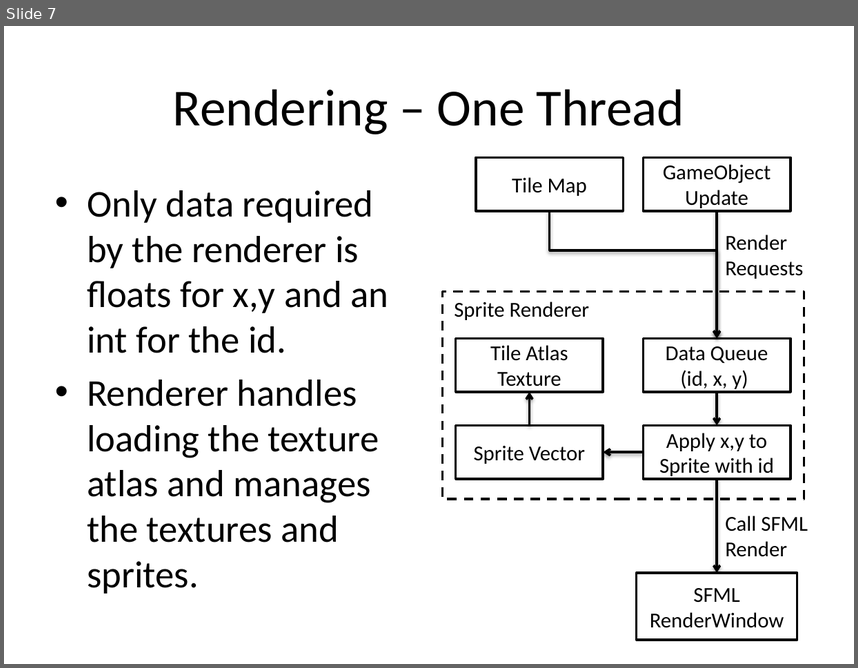
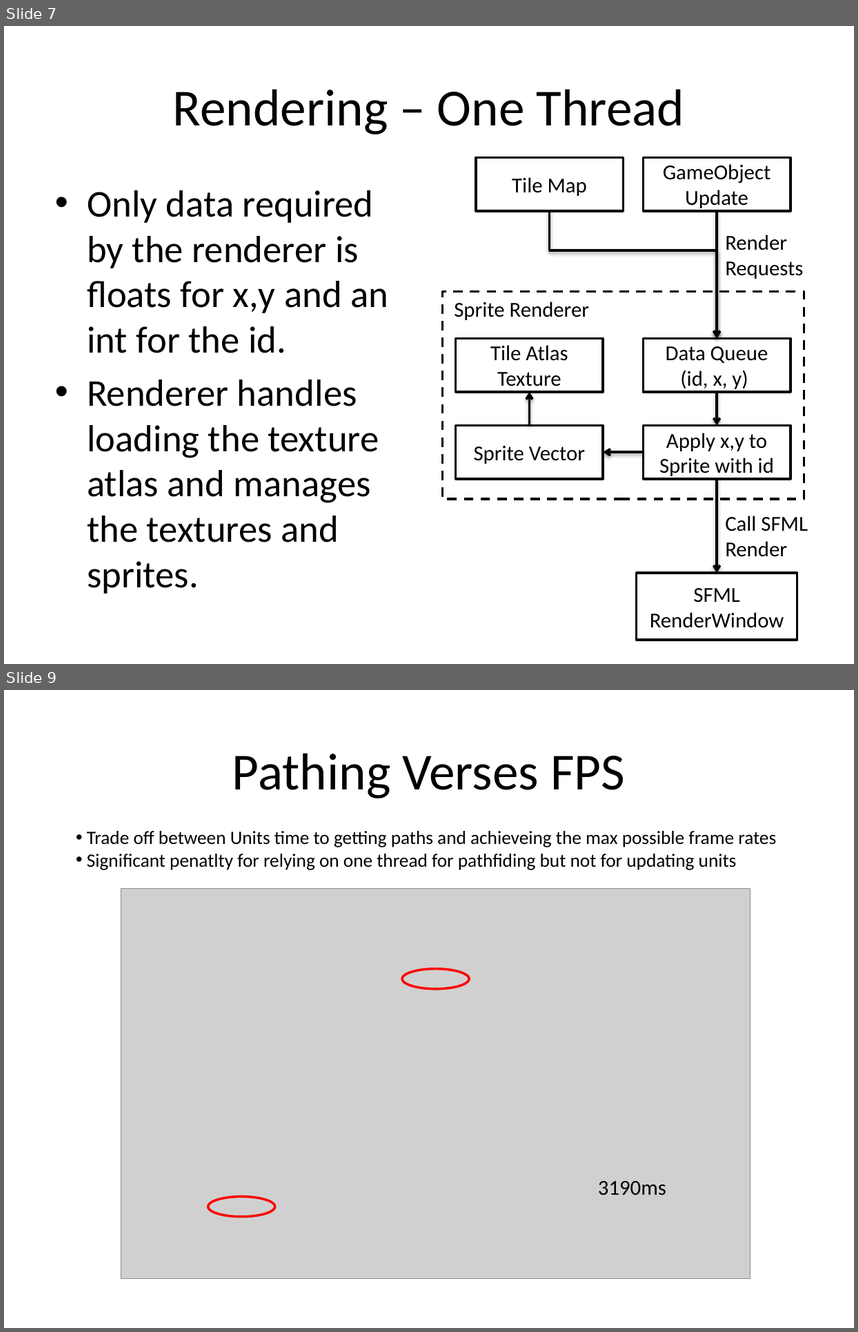
Before and after one commit to jammy2232/CMP202, a slide deck: documentation/CMP202 – Data and Algorithms 2.pptx. Shown one above the other, each under a label of ours: slide 7 before the commit, slides 7 and 9 after it; the slides between them are not shown. The pictures are 858x668 and 858x1332 pixels, drawn with LibreOffice and Linux fonts; fonts in the diff are those of the drawing; grey boxes stand for pictures. Boxes give left, top, right and bottom in pixels: in the first picture for what was removed or moved away, otherwise in the second. Text is boxed around its words. In the diff, an @@ line names an element or a change of style, - is before the commit and + after.

```diff
--- a/documentation/CMP202 – Data and Algorithms 2.pptx
+++ b/documentation/CMP202 – Data and Algorithms 2.pptx
@@ slide 9 added at (4, 690, 854, 1328), background #FFFFFF @@
@@ title added at (232, 753, 625, 798), 44 pt, text #000000 @@
+Pathing Verses FPS
@@ text added at (87, 831, 776, 870), 16 pt, text #000000 @@
+• Trade off between Units time to getting paths and achieveing the max possible frame rates
+• Significant penatlty for relying on one thread for pathfiding but not for updating units
@@ group added at (121, 888, 751, 1279): 2 ellipses, 1 picture, 1 text @@
+3190ms
```
Also in this commit, not shown: 3 other slides added, 1 slide removed, 56 other files.
